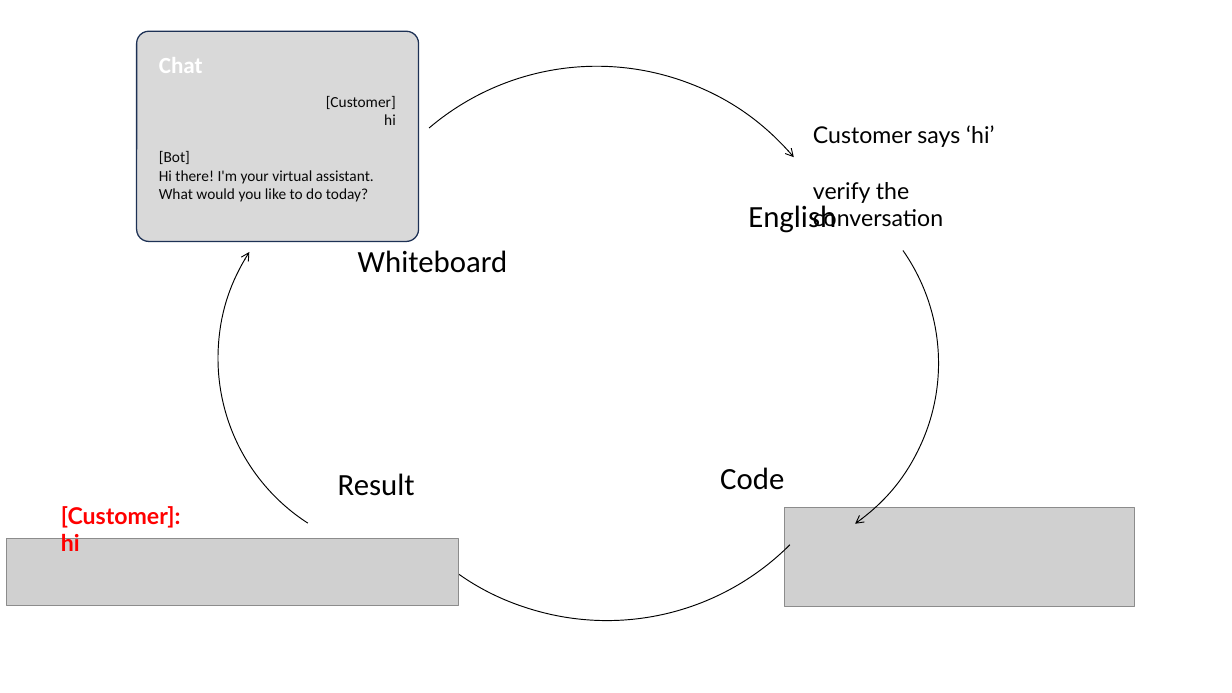
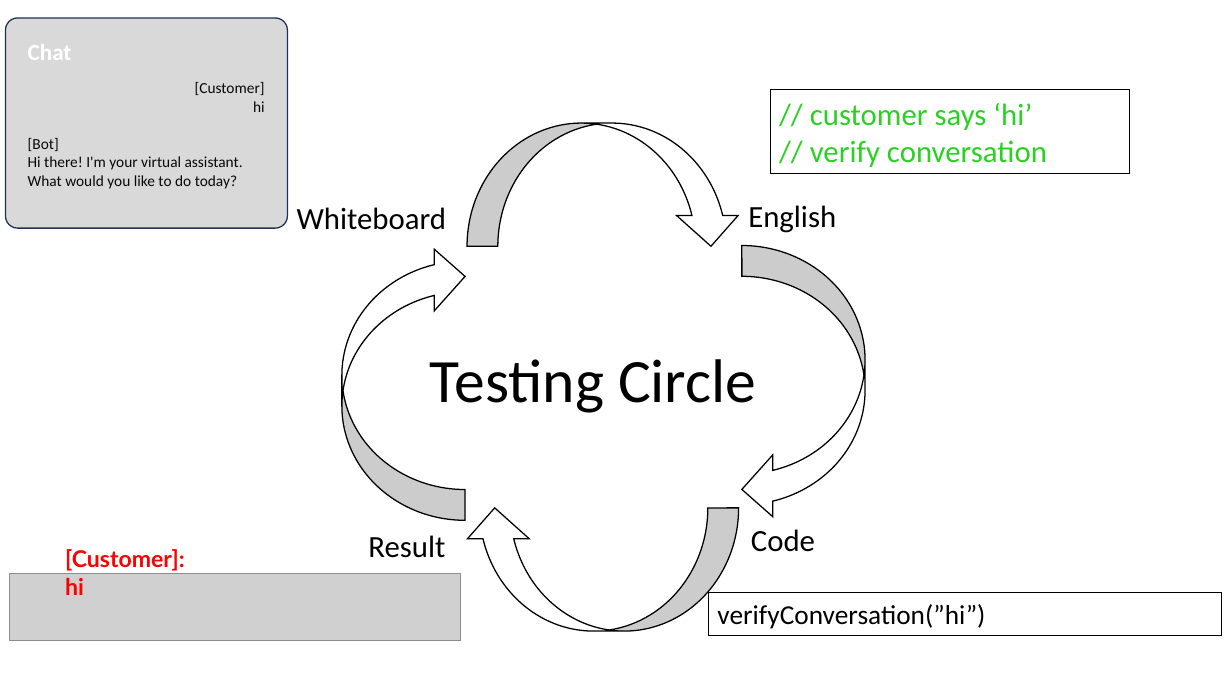
Before and after one commit to LearnWithLlew/TestingBetterWithApprovals.Slides, a slide deck: slide 16 of slides/Testing Better with Approvals.pptx (slide 12 before the commit). Drawn at 1232x693 pixels with LibreOffice and Linux fonts; fonts in the diff are those of the drawing; grey boxes stand for pictures. Boxes give left, top, right and bottom in pixels: in the first picture for what was removed or moved away, otherwise in the second. Text is boxed around its words. In the diff, an @@ line names an element or a change of style, - is before the commit and + after.

Commit message:
. d updated slides

```diff
--- a/slides/Testing Better with Approvals.pptx
+++ b/slides/Testing Better with Approvals.pptx
@@ 2 texts, 1 rounded rectangle: place and size @@
-2 texts, 1 rounded rectangle at [137, 31, 419, 241]
+2 texts, 1 rounded rectangle at [6, 18, 287, 227]
@@ arc (boxed as its full ellipse) removed at [232, 0, 962, 690] @@
@@ arc (boxed as its full ellipse) removed at [241, 0, 973, 693] @@
@@ arc (boxed as its full ellipse) removed at [143, 88, 686, 631] @@
@@ arc (boxed as its full ellipse) removed at [469, 90, 1016, 637] @@
@@ rectangle "// customer says ‘hi’": place and size @@
-rectangle "// customer says ‘hi’" at [813, 125, 994, 228]
+rectangle "// customer says ‘hi’" at [770, 90, 1129, 174]
@@ rectangle "// customer says ‘hi’" at [770, 90, 1129, 174]: fill none to #FFFFFF; outline none to #000000 0.75 pt @@
@@ text in rectangle at [810, 103, 1047, 167]: text changed; size 18 to 24 pt; font Lato to Calibri; text colour #000000 to #2AD122 @@
-Customer says ‘hi’
-verify the conversation
+// customer says ‘hi’
+// verify conversation
@@ curved down arrow added at [468, 123, 742, 246], fill #FFFFFF, outline #000000 1 pt @@
@@ text "Whiteboard": place and size @@
-text "Whiteboard" at [358, 250, 508, 273]
+text "Whiteboard" at [297, 207, 447, 230]
@@ curved down arrow added at [342, 246, 465, 520], fill #FFFFFF, outline #000000 1 pt @@
@@ curved down arrow added at [742, 246, 865, 520], fill #FFFFFF, outline #000000 1 pt @@
@@ text added at [430, 359, 756, 413], 48 pt, text #000000 @@
+Testing Circle
@@ curved down arrow added at [464, 508, 738, 631], fill #FFFFFF, outline #000000 1 pt @@
@@ picture removed at [785, 507, 1134, 606] @@
@@ text "Result": place and size @@
-text "Result" at [338, 473, 415, 496]
+text "Result" at [368, 535, 445, 558]
@@ text "Code": place and size @@
-text "Code" at [720, 467, 784, 490]
+text "Code" at [751, 529, 815, 552]
@@ text "[Customer]: hi": place and size @@
-text "[Customer]: hi" at [61, 506, 181, 551]
+text "[Customer]: hi" at [65, 549, 185, 595]
@@ picture: place and size @@
-picture at [6, 539, 458, 605]
+picture at [9, 573, 461, 640]
@@ rectangle added at [709, 593, 1223, 636], fill #FFFFFF, outline #000000 0.75 pt, 21.3 pt, text #000000 @@
+verifyConversation(”hi”)
```
Also in this commit, not shown: 2 other slides changed, 11 slides added, 3 slides removed.
